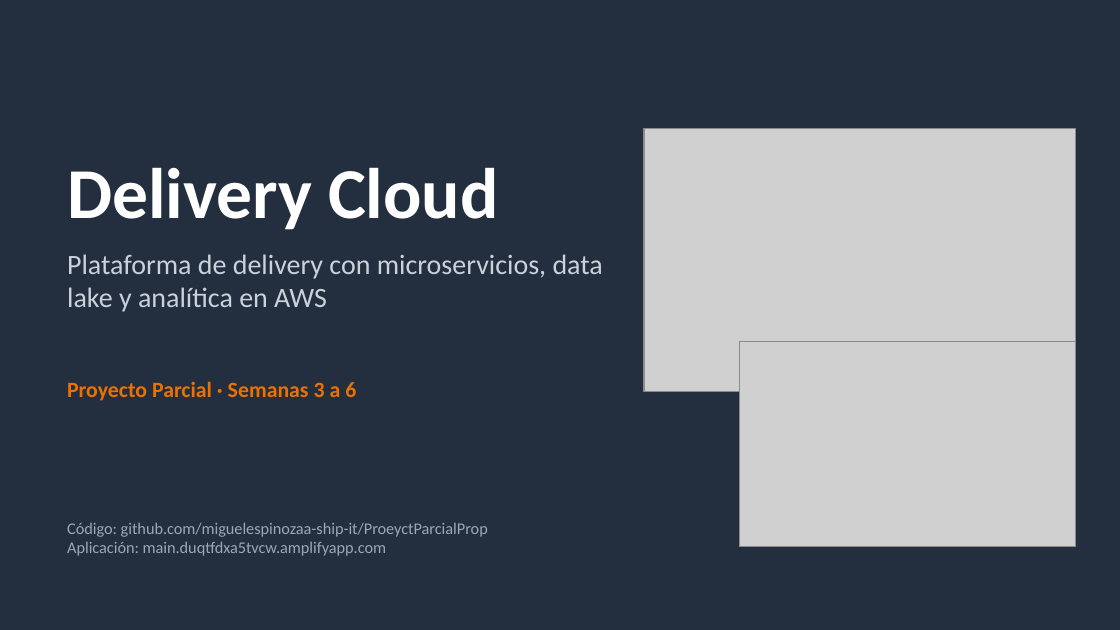
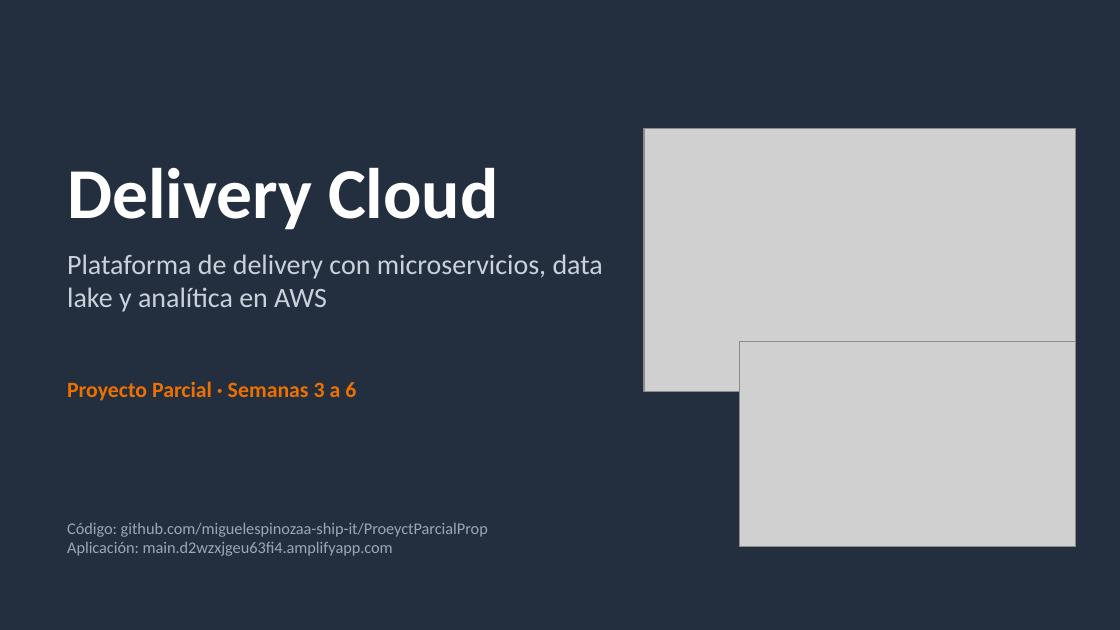
Before and after one commit to miguelespinozaa-ship-it/ProeyctParcialProp, a slide deck: slide 1 of entregables/Presentacion-Delivery-Cloud.pptx. Drawn at 1120x630 pixels with LibreOffice and Linux fonts; fonts in the diff are those of the drawing; grey boxes stand for pictures. Boxes give left, top, right and bottom in pixels: in the first picture for what was removed or moved away, otherwise in the second. Text is boxed around its words. In the diff, an @@ line names an element or a change of style, - is before the commit and + after.

```diff
--- a/entregables/Presentacion-Delivery-Cloud.pptx
+++ b/entregables/Presentacion-Delivery-Cloud.pptx
@@ text at (x1=67, y1=542, x2=393, y2=556): text changed @@
-Aplicación: main.duqtfdxa5tvcw.amplifyapp.com
+Aplicación: main.d2wzxjgeu63fi4.amplifyapp.com
```
Also in this commit, not shown: 3 other slides changed, 8 other files.
